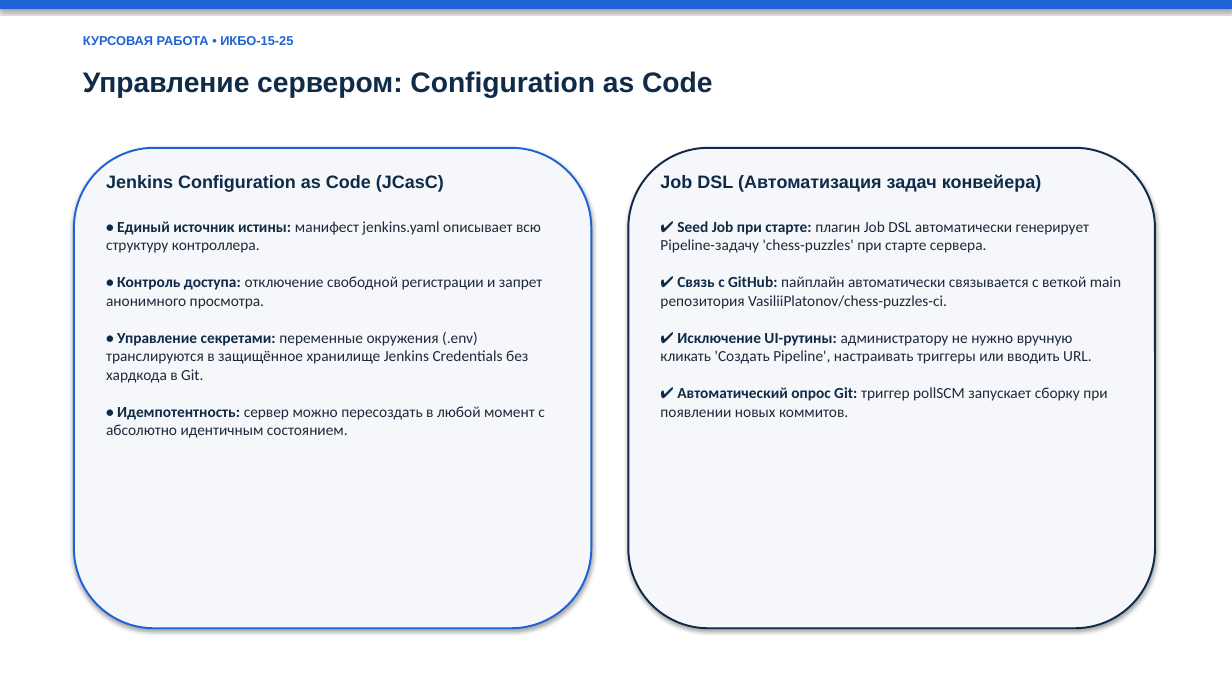
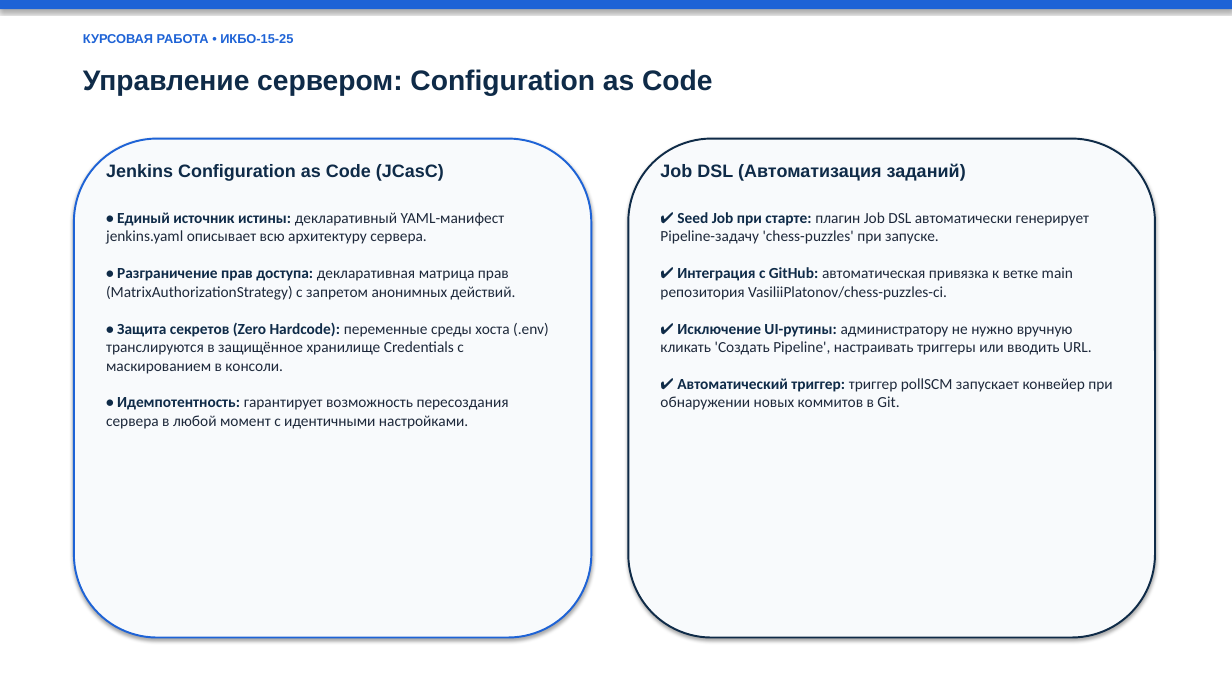
Before and after one commit to VasiliiPlatonov/chess-puzzles-ci, a slide deck: slide 4 of PRESENTATION.pptx. Drawn at 1232x693 pixels with LibreOffice and Linux fonts; fonts in the diff are those of the drawing. Boxes give left, top, right and bottom in pixels: in the first picture for what was removed or moved away, otherwise in the second. Text is boxed around its words. In the diff, an @@ line names an element or a change of style, - is before the commit and + after.

```diff
--- a/PRESENTATION.pptx
+++ b/PRESENTATION.pptx
@@ rounded rectangle at <box>74,139,592,638</box>: fill #F5F7FA to #F8FAFC @@
@@ rounded rectangle: place and size @@
-rounded rectangle at <box>74,148,592,628</box>
+rounded rectangle at <box>74,139,592,638</box>
@@ rounded rectangle: place and size @@
-rounded rectangle at <box>628,148,1155,628</box>
+rounded rectangle at <box>628,139,1155,638</box>
@@ rounded rectangle at <box>628,139,1155,638</box>: fill #F5F7FA to #F8FAFC @@
@@ text "Jenkins Configuration as Code (JCasC)": place and size @@
-text "Jenkins Configuration as Code (JCasC)" at <box>106,175,444,192</box>
+text "Jenkins Configuration as Code (JCasC)" at <box>106,164,444,181</box>
@@ text at <box>660,163,966,181</box>: text changed @@
-Job DSL (Автоматизация задач конвейера)
+Job DSL (Автоматизация заданий)
@@ text "✔ Seed Job при старте: ...": place and size @@
-text "✔ Seed Job при старте: ..." at <box>660,221,1121,417</box>
+text "✔ Seed Job при старте: ..." at <box>660,212,1112,410</box>
@@ text at <box>106,212,549,429</box>: text changed @@
-• Единый источник истины: манифест jenkins.yaml описывает всю структуру контроллера.
-• Контроль доступа: отключение свободной регистрации и запрет анонимного просмотра.
-• Управление секретами: переменные окружения (.env) транслируются в защищённое хранилище Jenkins Credentials без хардкода в Git.
-• Идемпотентность: сервер можно пересоздать в любой момент с абсолютно идентичным состоянием.
+• Единый источник истины: декларативный YAML-манифест jenkins.yaml описывает всю архитектуру сервера.
+• Разграничение прав доступа: декларативная матрица прав (MatrixAuthorizationStrategy) с запретом анонимных действий.
+• Защита секретов (Zero Hardcode): переменные среды хоста (.env) транслируются в защищённое хранилище Credentials с маскированием в консоли.
+• Идемпотентность: гарантирует возможность пересоздания сервера в любой момент с идентичными настройками.
@@ text at <box>660,212,1089,300</box>: text changed @@
-✔ Seed Job при старте: плагин Job DSL автоматически генерирует Pipeline-задачу 'chess-puzzles' при старте сервера.
-✔ Связь с GitHub: пайплайн автоматически связывается с веткой main репозитория VasiliiPlatonov/chess-puzzles-ci.
+✔ Seed Job при старте: плагин Job DSL автоматически генерирует Pipeline-задачу 'chess-puzzles' при запуске.
+✔ Интеграция с GitHub: автоматическая привязка к ветке main репозитория VasiliiPlatonov/chess-puzzles-ci.
@@ text at <box>660,378,1112,410</box>: text changed @@
-✔ Автоматический опрос Git: триггер pollSCM запускает сборку при появлении новых коммитов.
+✔ Автоматический триггер: триггер pollSCM запускает конвейер при обнаружении новых коммитов в Git.
```
Also in this commit, not shown: 7 other slides changed, 1 other file.
